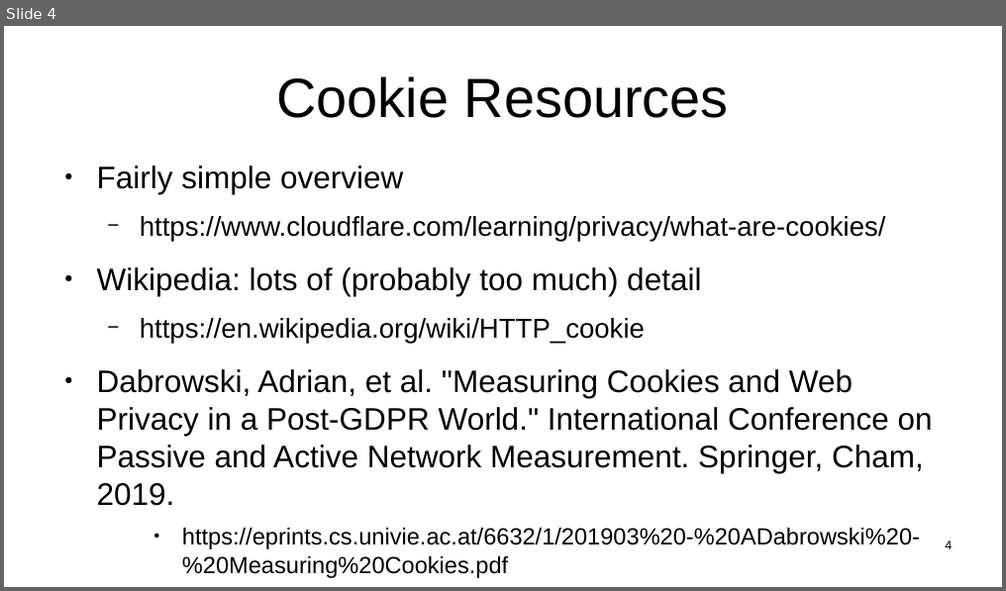
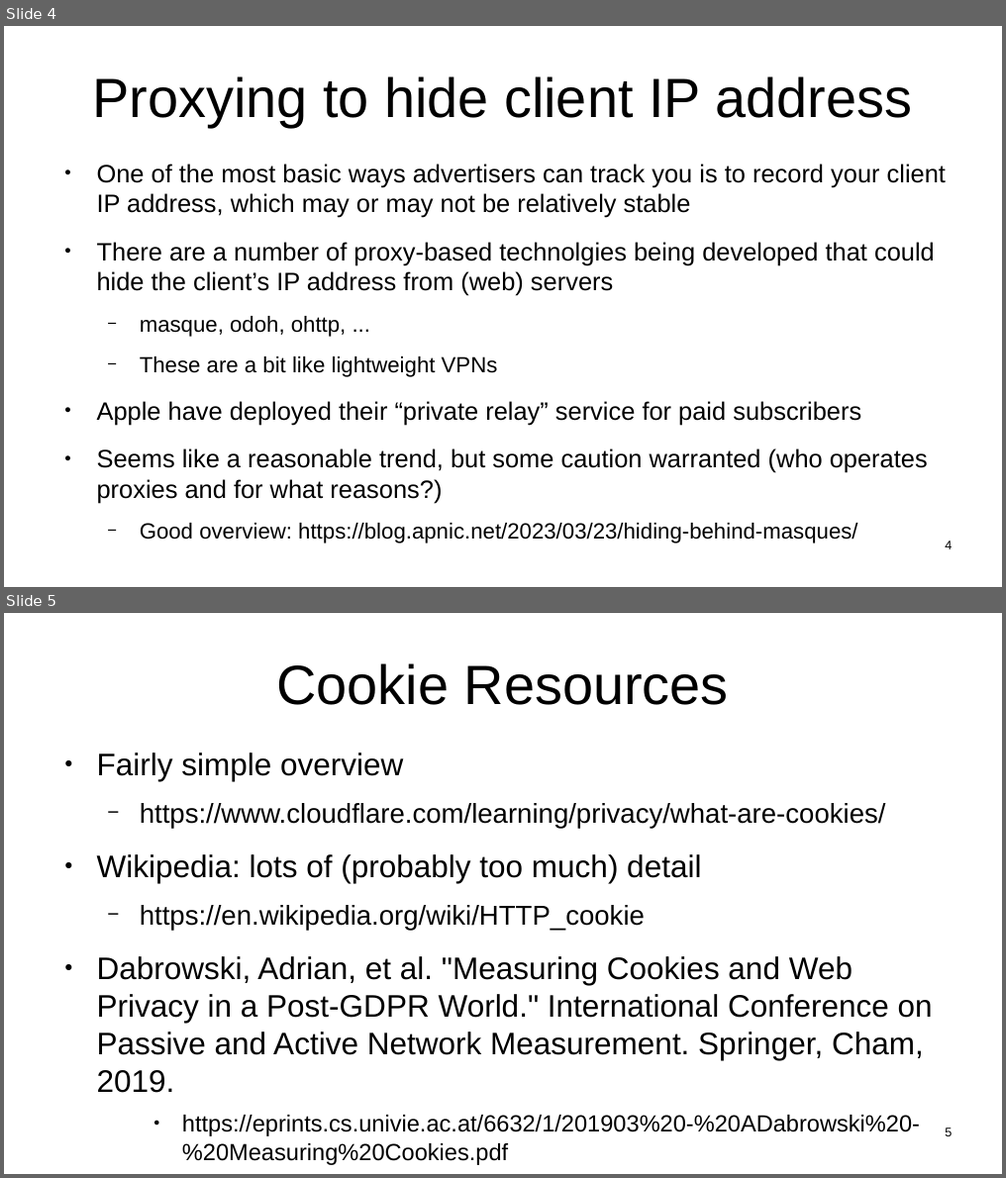
Before and after one commit to sftcd/witidtm, a slide deck: lectures/2023-2024/800-ads.odp. Shown one above the other, each under a label of ours: slide 4 before the commit, slides 4 and 5 after it. The pictures are 1006x591 and 1006x1178 pixels, drawn with LibreOffice and Linux fonts; fonts in the diff are those of the drawing. Boxes give left, top, right and bottom in pixels: in the first picture for what was removed or moved away, otherwise in the second. Text is boxed around its words. In the diff, an @@ line names an element or a change of style, - is before the commit and + after.

```diff
--- a/lectures/2023-2024/800-ads.odp
+++ b/lectures/2023-2024/800-ads.odp
@@ slide 4 added at box(4, 26, 1002, 587), background #FFFFFF @@
@@ title added at box(92, 76, 912, 127), 44 pt, text #000000 @@
+Proxying to hide client IP address
@@ text added at box(97, 164, 945, 544), 20 pt, text #000000 @@
+● One of the most basic ways advertisers can track you is to record your client IP address, which may or may not be relatively stable
+● There are a number of proxy-based technolgies being developed that could hide the client’s IP address from (web) servers
+  − masque, odoh, ohttp, ...
+  − These are a bit like lightweight VPNs
+● Apple have deployed their “private relay” service for paid subscribers
+● Seems like a reasonable trend, but some caution warranted (who operates proxies and for what reasons?)
+  − Good overview: https://blog.apnic.net/2023/03/23/hiding-behind-masques/
@@ page number added at box(944, 541, 951, 550), 10 pt, text #000000 @@
+4
@@ what was slide 4 is now slide 5 @@
@@ page number at box(944, 1128, 951, 1137): text changed @@
-4
+5
```
Also in this commit, not shown: 3 slides changed, 2 other slides added, 7 other files.
